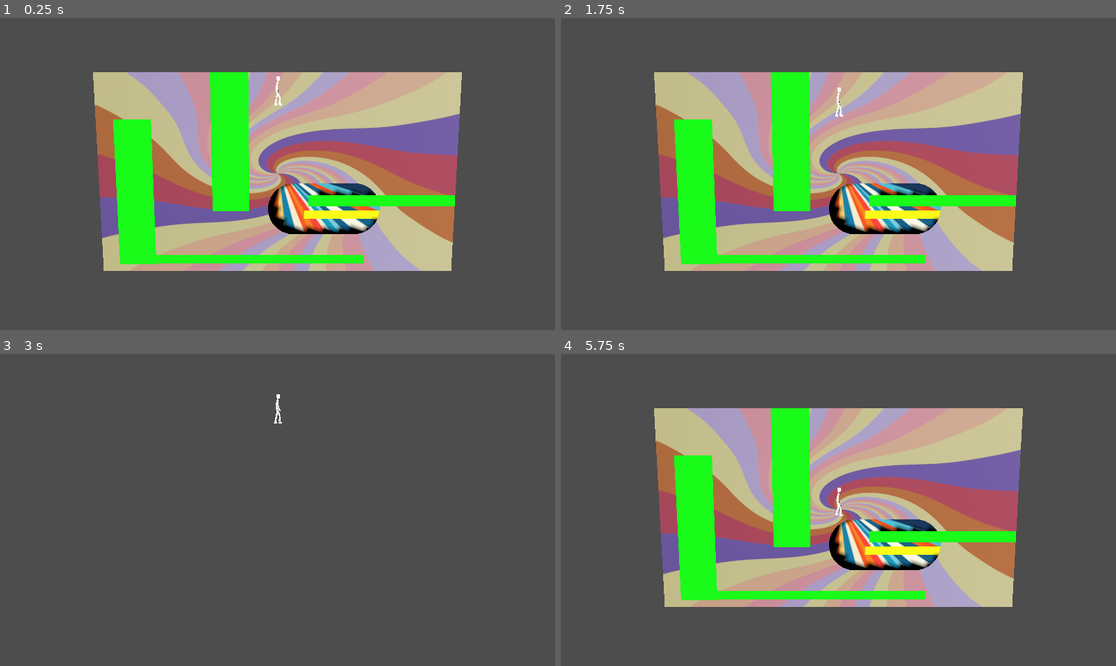
Above: before the commit, frames 1-4 (two rows, left to right).
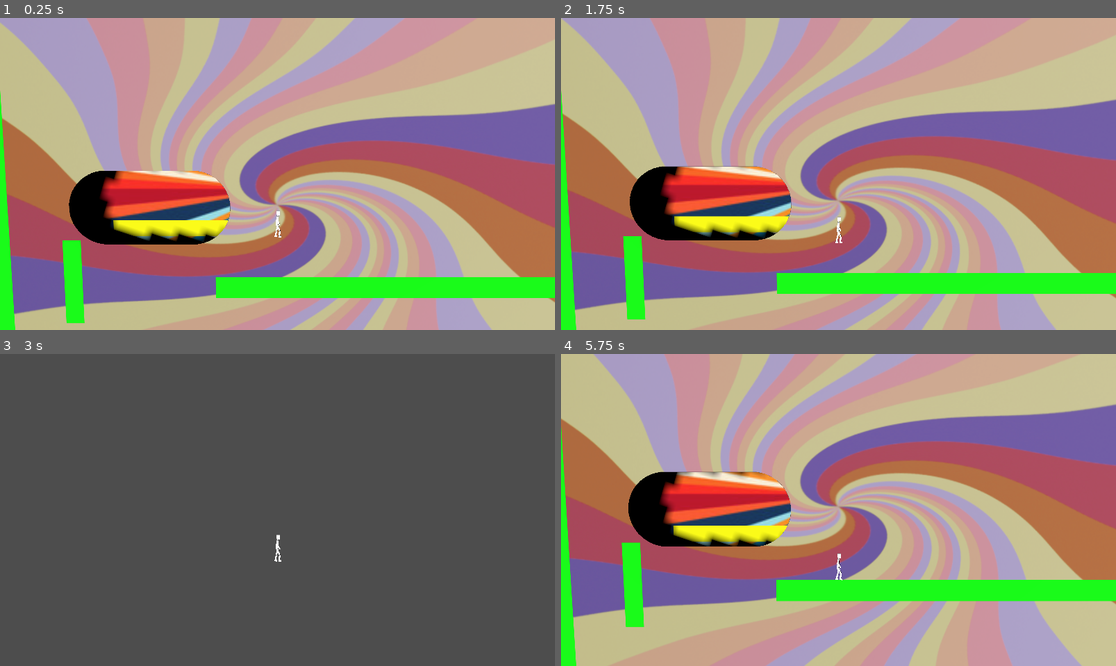
Above: after the commit, the same moments.

Repository: nathanialf/GroovyPictureBook
Game: Godot game, scene res://game.tscn
Two runs of this game, one before a commit and one after it. Both use one fixed random seed, a clock stepped at 60 frames per second and the inputs below.
Inputs:
- Up to frame 1 (0.25 s): no input
- Up to frame 2 (1.75 s): hold D (Move right) 0.53-1.28 s; tap R at 0.6, 1.35 s; tap W (Jump) at 0.77, 1.52 s; hold Up (Page backward) from 1.28 s (still down)
- Up to frame 3 (3 s): release Up (Page backward) at 2.03 s; hold D (Move right) 2.03-2.78 s; tap R at 2.1, 2.85 s; hold Down (Page forward) from 2.78 s (still down)
- Up to frame 4 (5.75 s): tap W (Jump) at 3.02, 3.77, 4.52 s; release Down (Page forward) at 3.53 s; hold A (Move left) 3.53-5.03 s; tap R at 3.6, 4.35, 5.1 s; hold Up (Page backward) from 5.03 s (still down)

The runs differ from the first frame. In frame 1, 90% of the frame differs, in the area x 0-100%, y 0-100%; in frame 2, 91%; in frame 3, 0.1%; in frame 4, 96%.

Commit message:
Shrink player and follow with camera

Diff:
--- /dev/null
+++ b/camera.gd
@@ -0,0 +1,28 @@
+extends Camera3D
+
+@onready var __player: Node3D = $"../PlayerSprite"
+@onready var __x_target_anim: TargetAnimation = $XTargetAnimation
+@onready var __y_target_anim: TargetAnimation = $YTargetAnimation
+@onready var __orig_offset := Vector2(position.x, position.y)
+var __offset: Vector2
+
+func _ready() -> void:
+	__x_target_anim.updated.connect(
+		func(value: float): position.x = value
+	)
+	__y_target_anim.updated.connect(
+		func(value: float): position.y = value
+	)
+	__offset = __orig_offset
+
+var __did_first_move := false
+
+func notify_moved_player() -> void:
+	if !__did_first_move:
+		__x_target_anim.snap_to(__player.position.x + __offset.x)
+		__y_target_anim.snap_to(__player.position.y + __offset.y)
+		position.x = __x_target_anim.current
+		position.y = __y_target_anim.current
+		__did_first_move = true
+	__x_target_anim.target = __player.position.x + __offset.x
+	__y_target_anim.target = __player.position.y + __offset.y
--- a/game.gd
+++ b/game.gd
@@ -35,6 +35,7 @@
 	var player_pos_3d := __pos2d_to_pos3d(player_pos_2d)
 	$PlayerSprite.position.x = player_pos_3d.x
 	$PlayerSprite.position.y = player_pos_3d.y
+	$Camera3D.notify_moved_player()
 
 func __pos2d_to_pos3d(pos2d: Vector2) -> Vector2:
 	# TODO lol
--- a/game.tscn
+++ b/game.tscn
@@ -2,9 +2,23 @@
 
 [ext_resource type="Script" uid="uid://b32i8mqgc8vrr" path="res://game.gd" id="1_80nbo"]
 [ext_resource type="PackedScene" uid="uid://dji7tytceexa3" path="res://movement_test/character_run.tscn" id="2_feb5d"]
+[ext_resource type="Script" uid="uid://fem0shj6kr8h" path="res://camera.gd" id="3_eow3j"]
 [ext_resource type="PackedScene" uid="uid://c3xyum43h7j3r" path="res://pages/page1_test.tscn" id="3_fc0e3"]
 [ext_resource type="PackedScene" uid="uid://qa47f04qccbp" path="res://pages/page2_test.tscn" id="4_7jktm"]
 [ext_resource type="PackedScene" uid="uid://bc75yp3eue6b0" path="res://page3d.tscn" id="4_fc0e3"]
+[ext_resource type="Script" uid="uid://hgctsa5inf0p" path="res://target_animation.gd" id="4_j5wjh"]
+[ext_resource type="Script" uid="uid://8hn2y811b0n8" path="res://target_animation_config.gd" id="5_j5wjh"]
+
+[sub_resource type="Resource" id="Resource_vef74"]
+script = ExtResource("5_j5wjh")
+damping_constant = 50.0
+metadata/_custom_type_script = "uid://8hn2y811b0n8"
+
+[sub_resource type="Resource" id="Resource_j5wjh"]
+script = ExtResource("5_j5wjh")
+spring_constant = 250.0
+damping_constant = 50.0
+metadata/_custom_type_script = "uid://8hn2y811b0n8"
 
 [node name="Game" type="Node3D" unique_id=519886471]
 script = ExtResource("1_80nbo")
@@ -14,13 +28,24 @@
 transform = Transform3D(0.1, 0, 0, 0, 0.1, 0, 0, 0, 0.1, 0.675, -0.347, 0.01)
 
 [node name="character_run" parent="PlayerSprite" unique_id=1773396158 instance=ExtResource("2_feb5d")]
-transform = Transform3D(-1.0927847e-08, 0, 0.25, 0, 0.25, 0, -0.25, 0, -1.0927847e-08, 0, 0, 0)
+transform = Transform3D(-5.2453664e-09, 0, 0.12, 0, 0.12, 0, -0.12, 0, -5.2453664e-09, 0, 0, 0)
 
 [node name="Camera3D" type="Camera3D" parent="." unique_id=10132499]
-transform = Transform3D(1, 0, 0, 0, 0.9837068, 0.1797809, 0, -0.1797809, 0.9837068, 0.96, 0.038461566, 3.148)
+transform = Transform3D(1, 0, 0, 0, 0.9837067, 0.1797809, 0, -0.1797809, 0.9837067, 0, 0.4850288, 2.091046)
 current = true
-fov = 29.3
+fov = 22.3
 size = 1.3631029
+script = ExtResource("3_eow3j")
+
+[node name="XTargetAnimation" type="Node" parent="Camera3D" unique_id=931201905]
+script = ExtResource("4_j5wjh")
+config = SubResource("Resource_vef74")
+metadata/_custom_type_script = "uid://hgctsa5inf0p"
+
+[node name="YTargetAnimation" type="Node" parent="Camera3D" unique_id=753444433]
+script = ExtResource("4_j5wjh")
+config = SubResource("Resource_j5wjh")
+metadata/_custom_type_script = "uid://hgctsa5inf0p"
 
 [node name="DirectionalLight3D" type="DirectionalLight3D" parent="." unique_id=2073432316]
 transform = Transform3D(0.9114464, 0.32436162, -0.253091, -0.29250705, 0.94348896, 0.15578246, 0.2893184, -0.06795648, 0.95481765, 0, 0, 0)
--- a/page.gd
+++ b/page.gd
@@ -23,7 +23,7 @@
 	if !Engine.is_editor_hint():
 		__player_character = load("res://player_character.tscn").instantiate()
 		add_child(__player_character)
-		__player_character.position = Vector2(1920/2.0, 0)
+		__player_character.position = Vector2(1920/2.0, 1080/2.0)
 
 	add_child(__page_background)
 
--- a/pages/page1_test.tscn
+++ b/pages/page1_test.tscn
@@ -39,8 +39,8 @@
 shape = SubResource("RectangleShape2D_be057")
 
 [node name="PageWall2" type="StaticBody2D" parent="." unique_id=1325699358]
-position = Vector2(192, 643)
-scale = Vector2(1, 4)
+position = Vector2(190.00002, 601)
+scale = Vector2(0.388, 3.98)
 physics_material_override = SubResource("PhysicsMaterial_be057")
 script = ExtResource("2_be057")
 
@@ -53,8 +53,8 @@
 shape = SubResource("RectangleShape2D_woo8u")
 
 [node name="PageWall3" type="StaticBody2D" parent="." unique_id=2023808149]
-position = Vector2(708, 342)
-scale = Vector2(1, 4)
+position = Vector2(398, 752)
+scale = Vector2(0.251, 1.19)
 physics_material_override = SubResource("PhysicsMaterial_be057")
 script = ExtResource("2_be057")
 
@@ -67,7 +67,7 @@
 shape = SubResource("RectangleShape2D_woo8u")
 
 [node name="PageWall4" type="StaticBody2D" parent="." unique_id=803167283]
-position = Vector2(1627, 684)
+position = Vector2(1289.9999, 766.99994)
 scale = Vector2(5, 0.3)
 physics_material_override = SubResource("PhysicsMaterial_be057")
 script = ExtResource("2_be057")
@@ -81,7 +81,8 @@
 shape = SubResource("RectangleShape2D_woo8u")
 
 [node name="PageHole" type="Area2D" parent="." unique_id=514313105]
-position = Vector2(1212, 730)
+position = Vector2(614, 542)
+scale = Vector2(0.72, 0.72)
 script = ExtResource("4_gm8eh")
 metadata/_custom_type_script = "uid://c6uyhv5ax61qe"
 
--- a/pages/page2_test.tscn
+++ b/pages/page2_test.tscn
@@ -14,7 +14,7 @@
 metadata/_custom_type_script = "uid://1t6pghxubui0"
 
 [node name="PageWall" type="StaticBody2D" parent="." unique_id=267178102]
-position = Vector2(1415, 825)
+position = Vector2(761, 662)
 script = ExtResource("2_68gdu")
 metadata/_custom_type_script = "uid://ct6uppvyratyn"
 
--- a/player_character.tscn
+++ b/player_character.tscn
@@ -3,11 +3,16 @@
 [ext_resource type="Script" uid="uid://f8lbekpwdsgs" path="res://player_character.gd" id="1_02ohv"]
 
 [sub_resource type="RectangleShape2D" id="RectangleShape2D_02ohv"]
-size = Vector2(100, 150)
+size = Vector2(48, 72)
 
 [node name="PlayerCharacter" type="CharacterBody2D" unique_id=2108810901]
 script = ExtResource("1_02ohv")
-movement_weight = 7.0
+gravity_acceleration = 24.0
+sliding_acceleration = 16.8
+move_speed = 288
+jump_force = 576
+wall_jump_force = Vector2(528, 432)
+movement_weight = 3.36
 
 [node name="CollisionShape2D" type="CollisionShape2D" parent="." unique_id=1556107828]
 shape = SubResource("RectangleShape2D_02ohv")
Not shown, added: camera.gd.uid
